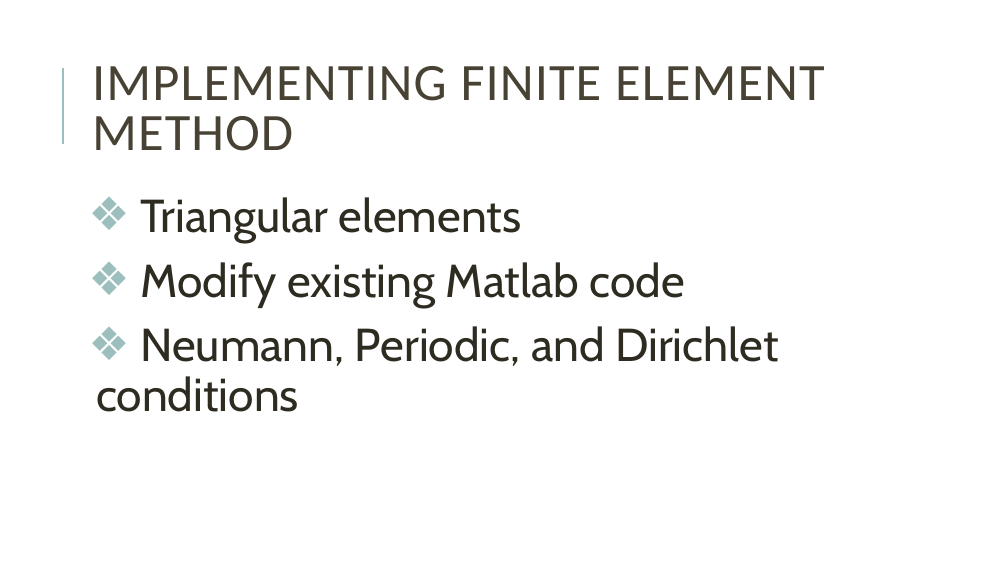
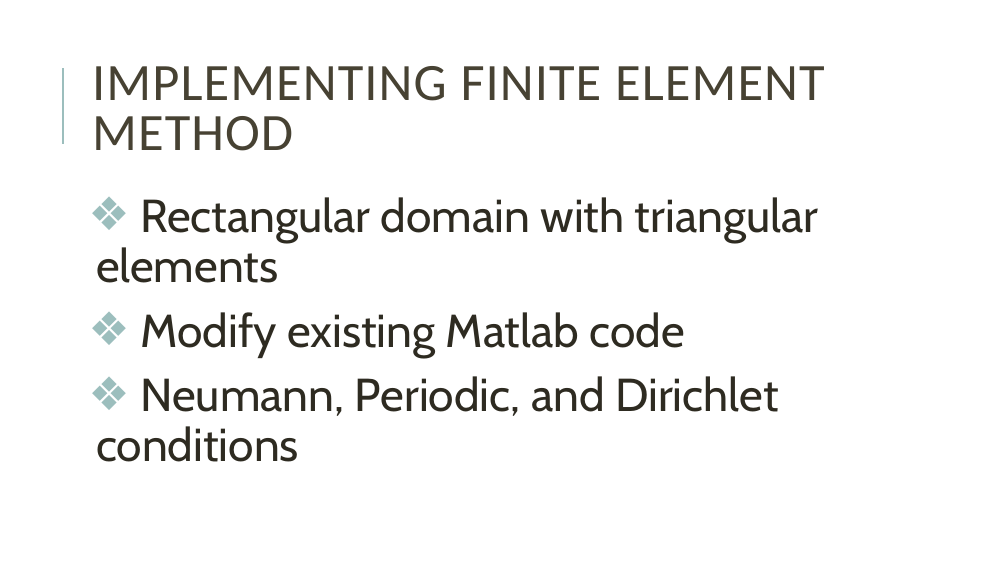
Before and after one commit to mblai35/Phase-FieldModelingFEM, a slide deck: slide 10 of PFMFEM.pptx. Drawn at 1008x567 pixels with LibreOffice and Linux fonts; fonts in the diff are those of the drawing. Boxes give left, top, right and bottom in pixels: in the first picture for what was removed or moved away, otherwise in the second. Text is boxed around its words. In the diff, an @@ line names an element or a change of style, - is before the commit and + after.

```diff
--- a/PFMFEM.pptx
+++ b/PFMFEM.pptx
@@ text at (x1=96, y1=197, x2=818, y2=283): text changed @@
-❖ Triangular elements
+❖ Rectangular domain with triangular elements
```
Also in this commit, not shown: 2 other slides changed, 4 slides added, 2 slides removed.
